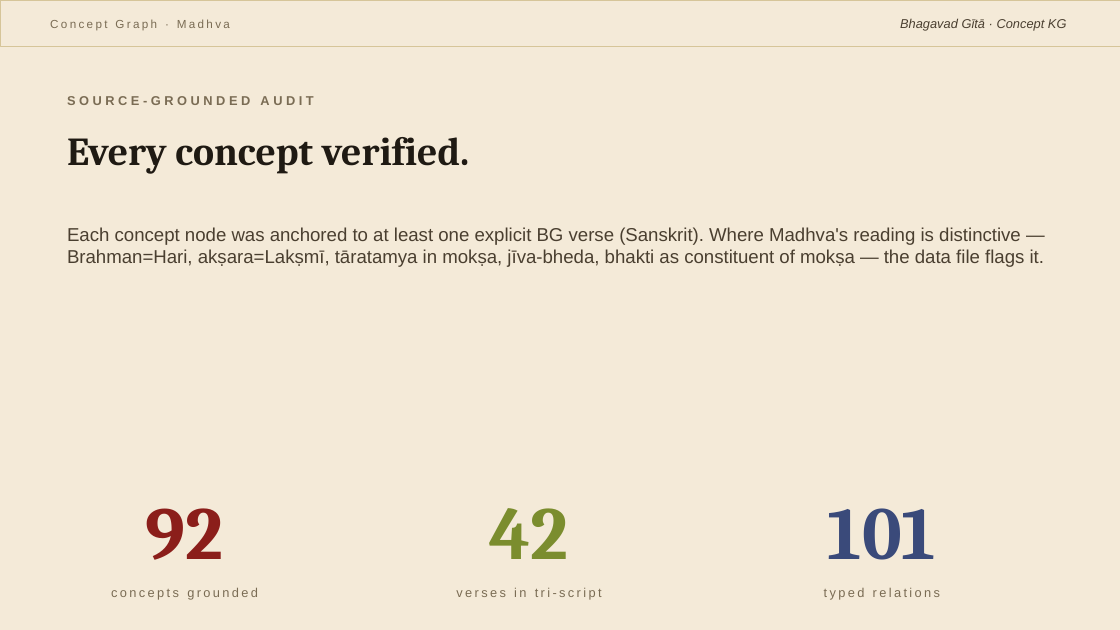
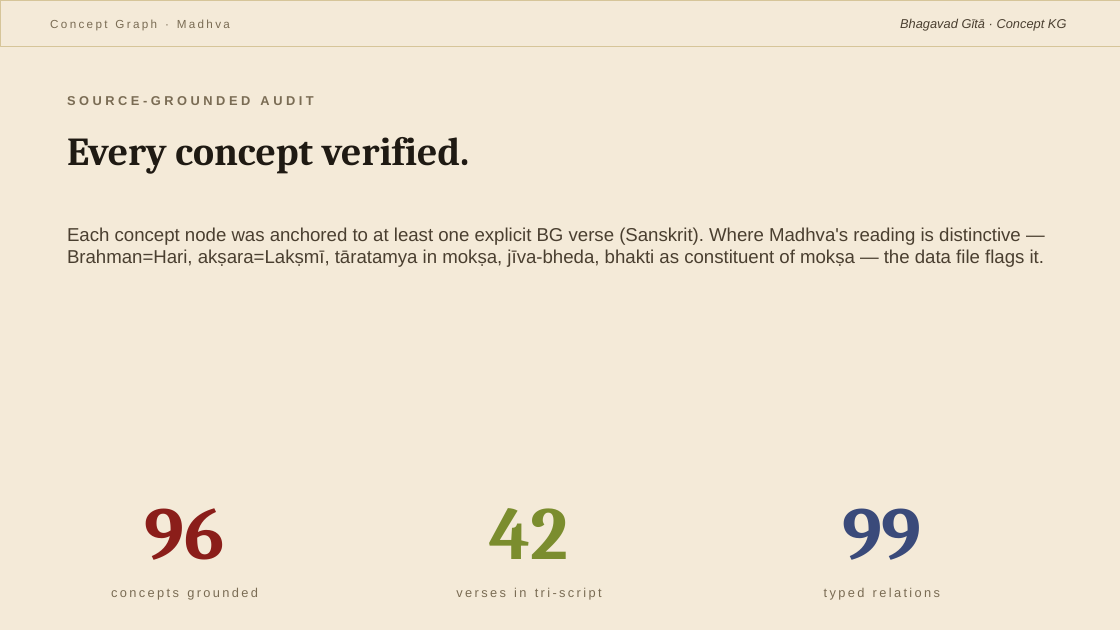
Before and after one commit to kvinayakpai/Bhagavadgita, a slide deck: slide 13 of decks/Bhagavadgita_Concept_KG_en.pptx. Drawn at 1120x630 pixels with LibreOffice and Linux fonts; fonts in the diff are those of the drawing. Boxes give left, top, right and bottom in pixels: in the first picture for what was removed or moved away, otherwise in the second. Text is boxed around its words. In the diff, an @@ line names an element or a change of style, - is before the commit and + after.

```diff
--- a/decks/Bhagavadgita_Concept_KG_en.pptx
+++ b/decks/Bhagavadgita_Concept_KG_en.pptx
@@ text at [145, 508, 225, 560]: text changed @@
-92
+96
@@ text at [842, 508, 922, 560]: text changed @@
-101
+99
```
Also in this commit, not shown: 3 other slides changed, 4 other files.
